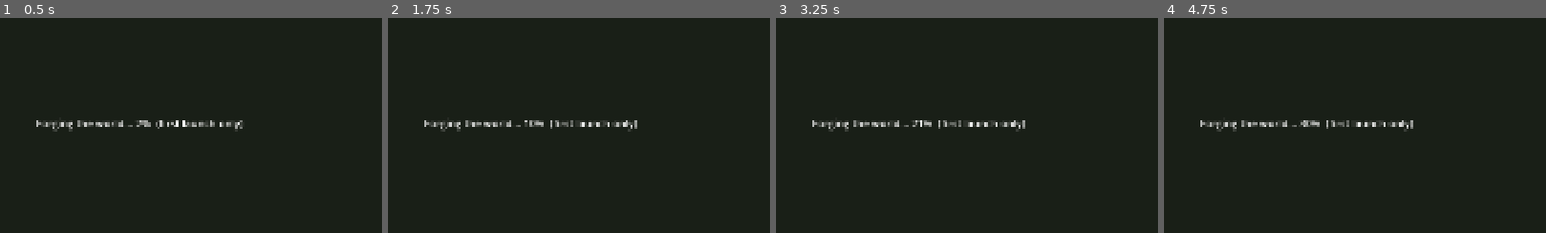
Above: before the commit, frames 1-4 (left to right).
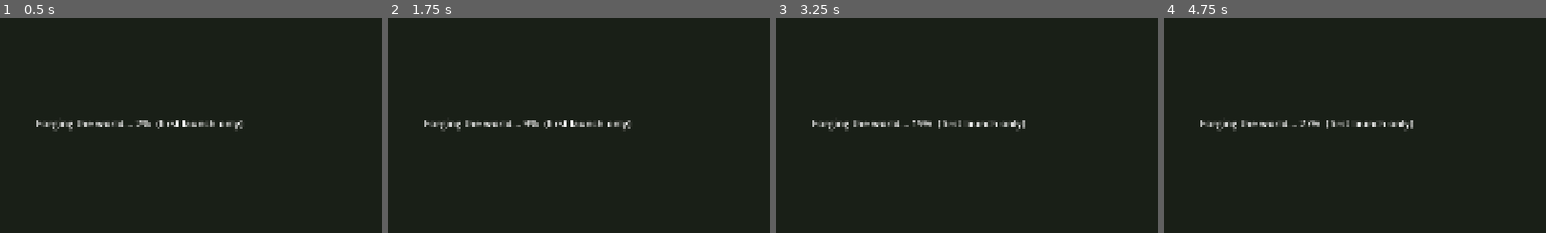
Above: after the commit, the same moments.

Repository: idlecat/era_of_savagery
Game: Godot game, scene res://main.tscn
Same seed, same stepped clock (60 frames per second), same inputs: the game is played once before the commit and once after it.
Inputs (mouse positions are % of the whole screen's width and height, from its top left):
- Up to frame 1 (0.5 s): no input
- Up to frame 2 (1.75 s): tap Enter at 0.5 s; move the mouse to (72, 45) at 0.52 s; hold D 0.53-1.25 s; hold Shift 0.53-1.25 s; click (72, 45) at 0.67 s; tap Space at 0.77, 1.07, 1.25 s; drag from (30, 55) to (45, 70) at 1.27 s
- Up to frame 3 (3.25 s): tap Enter at 2 s; move the mouse to (60, 28) at 2.02 s; hold D 2.03-2.75 s; tap F at 2.1 s; tap Space at 2.75 s; drag from (45, 70) to (20, 35) at 2.77 s
- Up to frame 4 (4.75 s): tap Enter at 3.5 s; move the mouse to (80, 65) at 3.52 s; hold A 3.53-4.25 s; tap 2 at 3.6 s; tap Space at 3.77, 4.07, 4.25 s; drag from (20, 35) to (35, 25) at 4.27 s
The pictures show only the part of the screen within x 45-95%, y 27-77%; the shares and areas given below are measured in that part.

Frame 1 is identical in both runs. In frame 2, 0.7% of the frame differs, in the area x 35-66%, y 47-53%; in frame 3, less than 0.1%; in frame 4, less than 0.1%.

Commit message:
More model detail: thatch, planks, props, gnarled trees, 3D pack oxen
- Tents: seams, hem stones, door flap, drying rack and woodpile
- Round huts: wall posts, plinth, two-layer ribbed thatch with eave
  fringe and smoke-hole knot, framed door facing the camera, pots
- Longhouses: plank walls, corner posts, stone footing, eave fringes,
  ridge beam, door frame, shuttered windows, props
- Granary bands, fringe and ladder; ragged pines, forked broadleaf
  trees, clumpy bushes, mossy rocks
- Pack oxen baked in 8 directions (ART_VERSION 7)

Co-Authored-By: Claude Opus 5.5 <noreply@anthropic.com>

Diff:
--- a/scripts/art_baker.gd
+++ b/scripts/art_baker.gd
@@ -11,7 +11,7 @@
 
 signal progress(done: int, total: int)
 
-const ART_VERSION := 5
+const ART_VERSION := 7
 const BAKE_SCALE := 2.0
 const PPU := 1.06066 * BAKE_SCALE
 const CACHE_DIR := "user://art_cache_v%d" % ART_VERSION
@@ -201,6 +201,15 @@
 	parent.add_child(n)
 	return n
 
+## A round stick from a to b (branches, seams, poles).
+func segment(parent: Node3D, a: Vector3, b: Vector3, r: float, m: Material) -> MeshInstance3D:
+	var d := b - a
+	var n := mi(parent, cyl(r * 0.8, r, d.length(), 6), m, (a + b) / 2)
+	var up := d.normalized()
+	var axis := Vector3.UP.cross(up)
+	if axis.length() > 0.001: n.basis = Basis(axis.normalized(), Vector3.UP.angle_to(up))
+	return n
+
 func cyl(r_top: float, r_bot: float, h: float, seg := 12) -> CylinderMesh:
 	var c := CylinderMesh.new()
 	c.top_radius = r_top
@@ -266,7 +275,7 @@
 		jobs.append({"key": "stones" + sfx, "size": 224, "lift": 12.0, "build": _stones.bind(snowy)})
 		jobs.append({"key": "peak" + sfx, "size": 320, "lift": 45.0, "build": _peak.bind(snowy)})
 	# animals: 8 directions x (idle + walk)
-	for kind in ["deer", "tiger", "wolf"]:
+	for kind in ["deer", "tiger", "wolf", "packox"]:
 		for d in DIRS:
 			jobs.append({"key": "%s_idle_%d_0" % [kind, d], "size": 128, "lift": 10.0, "build": _beast.bind(kind, d * 360.0 / DIRS, 0.0, false)})
 			for f in 6:
@@ -288,83 +297,196 @@
 	var root := Node3D.new()
 	var rng := RandomNumberGenerator.new()
 	rng.seed = 100 + v
-	var bark := mat(Color("#5e3d22"), "streak", 0.12, Vector3(1, 5, 1))
-	var leaf := mat(Color("#2f5a2e") if v % 2 == 0 else Color("#2a5232"), "fine", 0.18, Vector3.ONE, 0.5, 0.85 if snowy else 0.0)
-	mi(root, cyl(1.6, 2.6, 18, 8), bark, Vector3(0, 9, 0))
-	var h := 12.0
-	for i in 4:
-		var r := 15.0 - i * 3.2 + rng.randf_range(-1, 1)
-		var ch := 15.0 - i * 1.5
-		mi(root, cyl(0.0, r, ch, 9), leaf, Vector3(rng.randf_range(-0.8, 0.8), h + ch / 2, rng.randf_range(-0.8, 0.8)), Vector3(rng.randf_range(-4, 4), rng.randf_range(0, 40), rng.randf_range(-4, 4)))
-		h += 8.5
-	return root
-
+	var bark := mat(Color("#5a3a20"), "streak", 0.14, Vector3(1, 5, 1), 0.55)
+	root.rotation_degrees = Vector3(rng.randf_range(-3, 3), 0, rng.randf_range(-3, 3)) # trees lean a little
+	mi(root, cyl(1.5, 2.4, 20, 8), bark, Vector3(0, 10, 0))
+	mi(root, cyl(2.4, 4.2, 3, 8), bark, Vector3(0, 1.5, 0)) # root flare
+	var dark := Color("#24472a") if v % 2 == 0 else Color("#203f2c")
+	var lite := Color("#3d6e3a") if v % 2 == 0 else Color("#3a6a40")
+	var tiers := 6
+	var h := 9.0
+	for i in tiers:
+		var k := float(i) / (tiers - 1)
+		var r := lerpf(15.5, 4.0, k) + rng.randf_range(-1.2, 1.2)
+		var ch := lerpf(11.0, 9.0, k)
+		var leaf := mat(dark.lerp(lite, k * 0.8), "fine", 0.2, Vector3.ONE, 0.6, 0.85 if snowy else 0.0)
+		mi(root, cyl(0.0, r, ch, 7 + (i % 2)), leaf, Vector3(rng.randf_range(-0.9, 0.9), h + ch / 2, rng.randf_range(-0.9, 0.9)),
+			Vector3(rng.randf_range(-6, 6), rng.randf_range(0, 50), rng.randf_range(-6, 6)), Vector3(1, 1, rng.randf_range(0.85, 1.1)))
+		h += lerpf(6.0, 4.5, k)
+	mi(root, cyl(0.0, 1.6, 6, 6), mat(lite, "fine", 0.2, Vector3.ONE, 0.5, 0.85 if snowy else 0.0), Vector3(0, h + 5, 0))
+	return root
+
+## Broadleaf: a gnarled, forked trunk with branches and many leaf clusters.
 func _leafy(v: int, snowy: bool) -> Node3D:
 	var root := Node3D.new()
 	var rng := RandomNumberGenerator.new()
 	rng.seed = 200 + v
-	var bark := mat(Color("#6b4a2c"), "streak", 0.12, Vector3(1, 5, 1))
-	var leaf := mat(Color("#3e7a35") if v % 2 == 0 else Color("#4a8038"), "fine", 0.16, Vector3.ONE, 0.55, 0.8 if snowy else 0.0)
-	mi(root, cyl(1.8, 2.8, 22, 8), bark, Vector3(0, 11, 0))
-	mi(root, cyl(0.8, 1.2, 10, 6), bark, Vector3(3, 19, 1), Vector3(0, 0, -35))
+	var bark := mat(Color("#654429"), "streak", 0.14, Vector3(1, 5, 1), 0.6)
+	mi(root, cyl(2.4, 4.4, 3, 8), bark, Vector3(0, 1.5, 0))
+	mi(root, cyl(1.9, 2.6, 12, 8), bark, Vector3(0, 7.5, 0), Vector3(0, 0, rng.randf_range(-6, 6)))
+	var tips: Array = []
+	for i in 3: # main forks
+		var a := i * TAU / 3 + rng.randf()
+		var tilt := rng.randf_range(22, 38)
+		var lenb := rng.randf_range(11, 15)
+		var dir := Vector3(cos(a) * sin(deg_to_rad(tilt)), cos(deg_to_rad(tilt)), sin(a) * sin(deg_to_rad(tilt)))
+		var tip := Vector3(0, 13, 0) + dir * lenb
+		segment(root, Vector3(0, 12.5, 0), tip, 1.2, bark)
+		segment(root, tip - dir * 4.0, tip + Vector3(-dir.z, 0.6, dir.x) * 5.0, 0.6, bark) # a side branch
+		tips.append(tip)
+	var greens := [Color("#3a7333"), Color("#4a8238"), Color("#356a30"), Color("#55893c")]
+	for t in tips:
+		for j in 5:
+			var r := rng.randf_range(4.5, 7.0)
+			var off := Vector3(rng.randf_range(-6, 6), rng.randf_range(-2, 5), rng.randf_range(-6, 6))
+			var leaf := mat(greens[(j + v) % 4], "fine", 0.2, Vector3.ONE, 0.6, 0.8 if snowy else 0.0)
+			mi(root, sph(r, 9, 6), leaf, t + off, Vector3(rng.randf_range(0, 40), rng.randf_range(0, 360), 0), Vector3(1, rng.randf_range(0.75, 1.0), 1))
+	mi(root, sph(8, 10, 6), mat(greens[v % 4], "fine", 0.2, Vector3.ONE, 0.6, 0.8 if snowy else 0.0), Vector3(0, 30, 0), Vector3.ZERO, Vector3(1, 0.8, 1))
+	return root
+
+func _bush(full: bool, snowy: bool) -> Node3D:
+	var root := Node3D.new()
+	var rng := RandomNumberGenerator.new()
+	rng.seed = 400
 	for i in 7:
-		var a := i * TAU / 7.0 + rng.randf()
-		var r := rng.randf_range(7.5, 10.5)
-		mi(root, sph(r, 10, 6), leaf, Vector3(cos(a) * 7.0, 27 + rng.randf_range(-3, 5), sin(a) * 7.0))
-	mi(root, sph(11, 10, 6), leaf, Vector3(0, 33, 0))
-	return root
-
-func _bush(full: bool, snowy: bool) -> Node3D:
-	var root := Node3D.new()
-	var leaf := mat(Color("#3b6a2e"), "fine", 0.2, Vector3.ONE, 0.5, 0.8 if snowy else 0.0)
-	for p in [Vector3(-4, 5, 2), Vector3(4, 5, -1), Vector3(0, 8, 0), Vector3(1, 5, 4)]:
-		mi(root, sph(6.5, 9, 6), leaf, p)
+		var a := i * TAU / 7
+		var leaf := mat([Color("#3b6a2e"), Color("#46763a"), Color("#33602a")][i % 3], "fine", 0.22, Vector3.ONE, 0.55, 0.8 if snowy else 0.0)
+		mi(root, sph(rng.randf_range(3.5, 5.0), 8, 5), leaf, Vector3(cos(a) * 5, rng.randf_range(3.5, 6.5), sin(a) * 5))
+	mi(root, sph(5.5, 9, 6), mat(Color("#41702f"), "fine", 0.22, Vector3.ONE, 0.55, 0.8 if snowy else 0.0), Vector3(0, 7, 0))
 	if full:
 		var berry := mat(Color("#c8283a"), "fine", 0.3, Vector3.ONE, 0.2)
-		for i in 12:
+		for i in 16:
 			var a := i * 2.4
-			mi(root, sph(1.2, 6, 4), berry, Vector3(cos(a) * 6.5, 5 + (i % 3) * 2.5, sin(a) * 6.5))
+			mi(root, sph(1.1, 6, 4), berry, Vector3(cos(a) * rng.randf_range(5.5, 7.5), rng.randf_range(3.5, 10), sin(a) * rng.randf_range(5.5, 7.5)))
 	return root
 
 func _stump(snowy: bool) -> Node3D:
 	var root := Node3D.new()
-	mi(root, cyl(3.4, 4.0, 5, 9), mat(Color("#6b4a2a"), "streak", 0.2, Vector3(1, 4, 1)), Vector3(0, 2.5, 0))
-	mi(root, cyl(3.4, 3.4, 0.4, 9), mat(Color("#c09060") if not snowy else Color("#eef2f8"), "fine", 0.4), Vector3(0, 5.1, 0))
+	var bark := mat(Color("#6b4a2a"), "streak", 0.2, Vector3(1, 4, 1))
+	mi(root, cyl(3.4, 4.0, 5, 9), bark, Vector3(0, 2.5, 0))
+	mi(root, cyl(4.0, 5.2, 1.6, 9), bark, Vector3(0, 0.8, 0))
+	mi(root, cyl(3.3, 3.3, 0.4, 9), mat(Color("#c09060") if not snowy else Color("#eef2f8"), "fine", 0.5), Vector3(0, 5.1, 0))
+	mi(root, cyl(0.25, 0.25, 6, 4), mat(Color("#cfc0a0"), "fine"), Vector3(4, 0.6, 2), Vector3(0, 30, 85)) # a chip of wood
 	return root
 
 func _rocks(v: int, snowy: bool) -> Node3D:
 	var root := Node3D.new()
 	var rng := RandomNumberGenerator.new()
 	rng.seed = 300 + v
-	var stone: Material = mat(Color("#8b877d"), "coarse", 0.15, Vector3.ONE, 0.6, 0.7 if snowy else 0.0)
+	var stone := mat(Color("#8b877d"), "coarse", 0.15, Vector3.ONE, 0.6, 0.7 if snowy else 0.0)
+	var dark := mat(Color("#6f6b62"), "coarse", 0.15, Vector3.ONE, 0.6, 0.7 if snowy else 0.0)
+	var moss := mat(Color("#5d7a3a"), "fine", 0.3, Vector3.ONE, 0.5, 0.7 if snowy else 0.0)
 	for i in 3 + v:
-		var s := rng.randf_range(4, 8.5)
-		mi(root, sph(s, 7, 5), stone, Vector3(rng.randf_range(-9, 9), s * 0.45, rng.randf_range(-7, 7)), Vector3(rng.randf_range(0, 60), rng.randf_range(0, 360), 0), Vector3(1.0, rng.randf_range(0.6, 1.0), rng.randf_range(0.7, 1.2)))
-	return root
+		var sc := rng.randf_range(4, 8.5)
+		var pos := Vector3(rng.randf_range(-9, 9), sc * 0.45, rng.randf_range(-7, 7))
+		mi(root, sph(sc, 6, 4), stone if i % 2 == 0 else dark, pos, Vector3(rng.randf_range(0, 60), rng.randf_range(0, 360), 0), Vector3(1.0, rng.randf_range(0.6, 1.0), rng.randf_range(0.7, 1.2)))
+		if i % 2 == 1: mi(root, sph(sc * 0.55, 6, 3), moss, pos + Vector3(0, sc * 0.45, 0), Vector3.ZERO, Vector3(1, 0.3, 1))
+	for i in 5: # pebbles
+		mi(root, sph(rng.randf_range(0.8, 1.6), 5, 3), stone, Vector3(rng.randf_range(-13, 13), 0.4, rng.randf_range(-10, 10)))
+	return root
+
+# ---- village props (placed beside homes)
+func _woodpile(parent: Node3D, pos: Vector3, yaw := 0.0) -> void:
+	var pile := Node3D.new()
+	pile.position = pos
+	pile.rotation_degrees.y = yaw
+	parent.add_child(pile)
+	var lg := mat(Color("#6e4b2a"), "streak", 0.25, Vector3(4, 1, 1), 0.5)
+	var end := mat(Color("#c8a070"), "fine", 0.4, Vector3.ONE, 0.3)
+	for row in 3:
+		for i in 4 - row:
+			var p := Vector3(-3.6 + i * 2.4 + row * 1.2, 1.1 + row * 2.0, 0)
+			mi(pile, cyl(1.1, 1.1, 9, 7), lg, p, Vector3(90, 0, 0))
+			mi(pile, cyl(1.0, 1.0, 0.2, 7), end, p + Vector3(0, 0, 4.55), Vector3(90, 0, 0))
+
+func _pot(parent: Node3D, pos: Vector3, sc := 1.0) -> void:
+	var clay := mat(Color("#a8623a"), "fine", 0.3, Vector3.ONE, 0.35)
+	mi(parent, sph(2.2 * sc, 9, 6), clay, pos + Vector3(0, 2.0 * sc, 0), Vector3.ZERO, Vector3(1, 0.95, 1))
+	mi(parent, cyl(1.1 * sc, 1.3 * sc, 1.4 * sc, 9), clay, pos + Vector3(0, 4.2 * sc, 0))
+	mi(parent, cyl(1.5 * sc, 1.2 * sc, 0.5 * sc, 9), mat(Color("#8a4a2a"), "fine", 0.3), pos + Vector3(0, 5.0 * sc, 0))
+
+func _drying_rack(parent: Node3D, pos: Vector3, yaw: float) -> void:
+	var rack := Node3D.new()
+	rack.position = pos
+	rack.rotation_degrees.y = yaw
+	parent.add_child(rack)
+	var wood := mat(Color("#6b4524"), "streak", 0.25, Vector3(1, 4, 1))
+	for side in [-1, 1]: mi(rack, cyl(0.45, 0.5, 11, 5), wood, Vector3(side * 5, 5.5, 0))
+	mi(rack, cyl(0.4, 0.4, 11, 5), wood, Vector3(0, 10.5, 0), Vector3(0, 0, 90))
+	mi(rack, box(Vector3(8, 7, 0.4)), mat(Color("#c09a6a"), "coarse", 0.3, Vector3.ONE, 0.5), Vector3(0, 6.8, 0), Vector3(0, 0, 4)) # a stretched hide
+
+## Thatch tufts hanging round an eave (small downward cones).
+func _fringe(parent: Node3D, y: float, r: float, n: int, col: Color, snowy: bool) -> void:
+	var m := mat(col.darkened(0.12), "streak", 0.3, Vector3(1, 4, 1), 0.5, 0.4 if snowy else 0.0)
+	for i in n:
+		var a := (i + 0.5) * TAU / n
+		mi(parent, cyl(1.5, 0.0, 4.0, 5), m, Vector3(cos(a) * r, y - 1.5, sin(a) * r), Vector3(0, -rad_to_deg(a), 0))
 
 # ---- homes
 func _tent(big: bool, snowy: bool) -> Node3D:
 	var root := Node3D.new()
 	var r := 22.0 if big else 17.0
 	var h := 36.0 if big else 30.0
-	var hide := mat(Color("#b48a5c"), "coarse", 0.1, Vector3(1, 3, 1), 0.4, 0.6 if snowy else 0.0)
+	var hide := mat(Color("#b48a5c"), "coarse", 0.1, Vector3(1, 3, 1), 0.45, 0.6 if snowy else 0.0)
+	var seam := mat(Color("#7a5a38"), "fine", 0.3)
 	mi(root, cyl(0.6, r, h, 10), hide, Vector3(0, h / 2, 0))
+	for i in 5: # sewn seams running up the hide panels
+		var a := (i + 0.5) * TAU / 5
+		segment(root, Vector3(cos(a) * (r + 0.3), 0.2, sin(a) * (r + 0.3)), Vector3(0, h - 0.5, 0), 0.35, seam)
 	var pole := mat(Color("#5e3d22"), "streak", 0.2, Vector3(1, 4, 1))
-	for i in 5:
-		var a := i * TAU / 5
-		mi(root, cyl(0.5, 0.6, 12, 5), pole, Vector3(cos(a) * 1.5, h + 3, sin(a) * 1.5), Vector3(rad_to_deg(sin(a)) * 0.35, 0, -rad_to_deg(cos(a)) * 0.35))
-	mi(root, box(Vector3(7, h * 0.5, 1.0)), mat(Color("#3a2414"), "fine"), Vector3(0, h * 0.24, r * 0.72), Vector3(-28, 0, 0))
+	for i in 6:
+		var a := i * TAU / 6
+		mi(root, cyl(0.5, 0.6, 13, 5), pole, Vector3(cos(a) * 1.6, h + 3.5, sin(a) * 1.6), Vector3(rad_to_deg(sin(a)) * 0.4, 0, -rad_to_deg(cos(a)) * 0.4))
+	# open door flap and stones weighing down the hem
+	mi(root, box(Vector3(8, h * 0.45, 1.0)), mat(Color("#2a1a0e"), "fine"), Vector3(0, h * 0.22, r * 0.74), Vector3(-30, 0, 0))
+	mi(root, box(Vector3(5, h * 0.4, 0.6)), hide, Vector3(5, h * 0.2, r * 0.8), Vector3(-30, 25, -10))
+	var stone := mat(Color("#8b877d"), "coarse", 0.25, Vector3.ONE, 0.5, 0.6 if snowy else 0.0)
+	for i in 12:
+		var a := i * TAU / 12 + 0.2
+		if absf(a - PI / 2) < 0.4: continue
+		mi(root, sph(1.6, 6, 4), stone, Vector3(cos(a) * (r + 0.6), 0.8, sin(a) * (r + 0.6)), Vector3.ZERO, Vector3(1, 0.7, 1))
+	_drying_rack(root, Vector3(-r - 6, 0, 4), 70)
+	_woodpile(root, Vector3(r + 2, 0, -8), 20)
 	return root
 
 func _round_hut(big: bool, snowy: bool) -> Node3D:
 	var root := Node3D.new()
 	var r := 25.0 if big else 19.0
-	var wall := mat(Color("#9b7a52"), "coarse", 0.12, Vector3.ONE, 0.5)
-	var thatch := mat(Color("#c9a24f"), "streak", 0.18, Vector3(1, 6, 1), 0.6, 0.85 if snowy else 0.0)
+	var wall := mat(Color("#9b7a52"), "coarse", 0.12, Vector3.ONE, 0.55)
+	var post := mat(Color("#6b4524"), "streak", 0.2, Vector3(1, 4, 1), 0.5)
+	var thatch_col := Color("#b8944c")
+	var thatch := mat(thatch_col, "streak", 0.2, Vector3(1, 6, 1), 0.65, 0.85 if snowy else 0.0)
 	var wh := 13.0 if big else 11.0
-	mi(root, cyl(r, r, wh, 16), wall, Vector3(0, wh / 2, 0))
-	mi(root, cyl(0.5, r * 1.22, (31.0 if big else 25.0), 16), thatch, Vector3(0, wh + (15.5 if big else 12.5), 0))
-	mi(root, box(Vector3(7, 9, 2)), mat(Color("#2a1a0e"), "fine"), Vector3(-r * 0.2, 4.5, r * 0.95), Vector3(0, -12, 0))
+	var rh := 31.0 if big else 25.0
+	mi(root, cyl(r, r + 0.6, wh, 18), wall, Vector3(0, wh / 2, 0))
+	mi(root, cyl(r + 0.8, r + 1.0, 1.4, 18), mat(Color("#7a6040"), "coarse", 0.2), Vector3(0, 0.7, 0)) # plinth
+	for i in 10: # wall posts
+		var a := i * TAU / 10 + 0.15
+		mi(root, cyl(0.8, 0.9, wh + 1, 5), post, Vector3(cos(a) * (r + 0.3), wh / 2, sin(a) * (r + 0.3)))
+	# two-layer thatch with a fringe at the eave and a bound knot over the smoke hole
+	mi(root, cyl(r * 0.55, r * 1.24, rh * 0.6, 18), thatch, Vector3(0, wh + rh * 0.3, 0))
+	mi(root, cyl(0.6, r * 0.62, rh * 0.5, 16), mat(thatch_col.lightened(0.06), "streak", 0.2, Vector3(1, 6, 1), 0.65, 0.85 if snowy else 0.0), Vector3(0, wh + rh * 0.6 + rh * 0.23, 0))
+	_fringe(root, wh + 0.2, r * 1.22, 26, thatch_col, snowy)
+	var rib := mat(thatch_col.darkened(0.3), "streak", 0.3, Vector3(1, 4, 1), 0.4, 0.5 if snowy else 0.0)
+	for i in 16: # bundle ribs down the roof
+		var a := (i + 0.5) * TAU / 16
+		segment(root, Vector3(cos(a) * r * 1.2, wh + 0.8, sin(a) * r * 1.2), Vector3(cos(a) * 1.0, wh + rh * 0.98, sin(a) * 1.0), 0.45, rib)
+	mi(root, cyl(1.2, 1.8, 3.5, 7), mat(Color("#8a6a30"), "streak", 0.3, Vector3(1, 3, 1)), Vector3(0, wh + rh * 1.06, 0))
+	mi(root, cyl(1.9, 1.9, 0.8, 7), post, Vector3(0, wh + rh * 1.0, 0))
+	# door: posts, lintel and a hide curtain
+	var door_a := deg_to_rad(45.0) # faces the camera
+	var dpos := Vector3(cos(door_a) * (r + 0.4), 0, sin(door_a) * (r + 0.4))
+	var door := Node3D.new()
+	door.position = dpos
+	door.rotation_degrees.y = -rad_to_deg(door_a) + 90
+	root.add_child(door)
+	mi(door, box(Vector3(6.5, 9.5, 2.0)), mat(Color("#1e140a"), "fine"), Vector3(0, 4.75, 0.2))
+	for side in [-1, 1]: mi(door, cyl(0.6, 0.6, 10, 5), post, Vector3(side * 3.8, 5, 0.6))
+	mi(door, cyl(0.55, 0.55, 9, 5), post, Vector3(0, 10, 0.6), Vector3(0, 0, 90))
+	mi(door, box(Vector3(3.2, 7.5, 0.3)), mat(Color("#a07a50"), "coarse", 0.3, Vector3.ONE, 0.4), Vector3(-1.4, 5.2, 0.9), Vector3(0, 0, -6))
+	_woodpile(root, Vector3(r * 0.85, 0, -r * 0.6), 40)
+	_pot(root, Vector3(-r * 0.2, 0, r + 4))
+	_pot(root, Vector3(-r * 0.2 - 4.5, 0, r + 2.5), 0.8)
 	return root
 
 func _longhouse(big: bool, snowy: bool) -> Node3D:
@@ -372,19 +494,54 @@
 	var r := 26.0 if big else 20.0
 	var length := r * 2.5
 	var depth := r * 1.4
-	var stone := mat(Color("#8f8b82"), "coarse", 0.18, Vector3.ONE, 0.6)
-	var timber := mat(Color("#8a5f3a"), "streak", 0.14, Vector3(6, 1, 1), 0.5)
-	var roof := mat(Color("#a8823e"), "streak", 0.16, Vector3(1, 1, 6), 0.55, 0.9 if snowy else 0.0)
-	mi(root, box(Vector3(length + 6, 5, depth + 6)), stone, Vector3(0, 2.5, 0))
-	mi(root, box(Vector3(length, 14, depth)), timber, Vector3(0, 12, 0))
+	var stone := mat(Color("#8f8b82"), "coarse", 0.2, Vector3.ONE, 0.6, 0.5 if snowy else 0.0)
+	var stone2 := mat(Color("#7a766e"), "coarse", 0.2, Vector3.ONE, 0.6, 0.5 if snowy else 0.0)
+	var plank_a := mat(Color("#8a5f3a"), "streak", 0.16, Vector3(1, 6, 1), 0.55)
+	var plank_b := mat(Color("#7a5232"), "streak", 0.16, Vector3(1, 6, 1), 0.55)
+	var beam := mat(Color("#5a3a20"), "streak", 0.16, Vector3(6, 1, 1), 0.5)
+	var roof_col := Color("#9c7a3e")
+	var roof := mat(roof_col, "streak", 0.18, Vector3(1, 1, 6), 0.6, 0.9 if snowy else 0.0)
+	# footing of individual stones
+	mi(root, box(Vector3(length + 4, 3, depth + 4)), stone2, Vector3(0, 1.5, 0))
+	var rng := RandomNumberGenerator.new()
+	rng.seed = 55
+	for side in [-1, 1]:
+		for i in int(length / 5.5):
+			var x := -length / 2 + 2.5 + i * 5.5
+			mi(root, sph(2.8, 6, 4), stone if i % 2 == 0 else stone2, Vector3(x, 3.4, side * (depth / 2 + 2.2)), Vector3(0, rng.randf_range(0, 90), 0), Vector3(1.1, 0.7, 0.9))
+	# vertical plank walls with corner posts and a sill beam
+	mi(root, box(Vector3(length - 1, 14, depth - 1)), plank_b, Vector3(0, 11.5, 0))
+	var n := int(length / 3.4)
+	for side in [-1, 1]:
+		for i in n:
+			var x := -length / 2 + 1.7 + i * 3.4
+			mi(root, box(Vector3(3.1, 14, 0.9)), plank_a if i % 2 == 0 else plank_b, Vector3(x, 11.5, side * depth / 2), Vector3(0, 0, rng.randf_range(-0.8, 0.8)))
+		mi(root, box(Vector3(length + 1, 1.4, 1.6)), beam, Vector3(0, 5, side * (depth / 2 + 0.3)))
+	for sx in [-1, 1]:
+		for sz in [-1, 1]: mi(root, box(Vector3(2.4, 16, 2.4)), beam, Vector3(sx * length / 2, 12.5, sz * depth / 2))
+	# roof: thatch prism with overhang, ridge beam, fringes along both eaves, crossed gable horns
 	var pr := PrismMesh.new()
-	pr.size = Vector3(depth + 8, 20, length + 8)
+	pr.size = Vector3(depth + 10, 21, length + 9)
 	mi(root, pr, roof, Vector3(0, 29, 0), Vector3(0, 90, 0))
+	mi(root, cyl(1.0, 1.0, length + 10, 6), beam, Vector3(0, 39.6, 0), Vector3(0, 0, 90))
+	var fringe := mat(roof_col.darkened(0.12), "streak", 0.3, Vector3(1, 4, 1), 0.5, 0.4 if snowy else 0.0)
+	for side in [-1, 1]:
+		for i in int((length + 8) / 3.0):
+			mi(root, cyl(1.4, 0.0, 3.5, 5), fringe, Vector3(-length / 2 - 4 + i * 3.0, 17.5, side * (depth / 2 + 5)))
 	var red := mat(Color("#b03a2b"), "fine", 0.2)
 	for side in [-1, 1]:
-		mi(root, box(Vector3(1.6, 12, 1.6)), red, Vector3(side * (length / 2 + 4), 40, 3), Vector3(30, 0, 0))
-		mi(root, box(Vector3(1.6, 12, 1.6)), red, Vector3(side * (length / 2 + 4), 40, -3), Vector3(-30, 0, 0))
-	mi(root, box(Vector3(9, 11, 1.5)), mat(Color("#2a1a0e"), "fine"), Vector3(0, 10, depth / 2 + 0.6))
+		mi(root, box(Vector3(1.6, 12, 1.6)), red, Vector3(side * (length / 2 + 4), 41, 3), Vector3(30, 0, 0))
+		mi(root, box(Vector3(1.6, 12, 1.6)), red, Vector3(side * (length / 2 + 4), 41, -3), Vector3(-30, 0, 0))
+	# door with frame, shuttered windows, props
+	mi(root, box(Vector3(8, 11, 1.2)), mat(Color("#2a1a0e"), "fine"), Vector3(0, 10, depth / 2 + 0.7))
+	for side in [-1, 1]: mi(root, box(Vector3(1.2, 12, 1.4)), beam, Vector3(side * 4.6, 10.5, depth / 2 + 0.9))
+	mi(root, box(Vector3(10.4, 1.4, 1.6)), beam, Vector3(0, 16.2, depth / 2 + 0.9))
+	for wx in [-length * 0.3, length * 0.3]:
+		mi(root, box(Vector3(5, 4, 0.8)), mat(Color("#1e140a"), "fine"), Vector3(wx, 13, depth / 2 + 0.6))
+		mi(root, box(Vector3(2.5, 4.2, 0.4)), plank_a, Vector3(wx - 3.6, 13, depth / 2 + 1.1), Vector3(0, 35, 0))
+	_woodpile(root, Vector3(length / 2 + 7, 0, 4), 90)
+	_pot(root, Vector3(-length * 0.35, 0, depth / 2 + 5), 1.1)
+	_pot(root, Vector3(-length * 0.35 + 5, 0, depth / 2 + 6), 0.85)
 	return root
 
 func _post(style: int, snowy: bool) -> Node3D:
@@ -421,6 +578,14 @@
 	mi(root, cyl(14.5, 15, 15, 16), mat(Color("#c08a58"), "coarse", 0.14, Vector3.ONE, 0.5), Vector3(0, 18, 0))
 	mi(root, sph(17, 16, 8), mat(Color("#a7703f"), "streak", 0.16, Vector3(1, 5, 1), 0.55, 0.85 if snowy else 0.0), Vector3(0, 25.5, 0), Vector3.ZERO, Vector3(1, 0.65, 1))
 	mi(root, box(Vector3(5, 7, 1.4)), mat(Color("#2a1a0e"), "fine"), Vector3(0, 17, 14.5))
+	var band := mat(Color("#5a3a20"), "streak", 0.3, Vector3(1, 4, 1))
+	for y in [12.5, 23.5]: mi(root, cyl(15.3, 15.3, 1.0, 16), band, Vector3(0, y, 0))
+	_fringe(root, 25.5, 16.5, 22, Color("#a7703f"), snowy)
+	segment(root, Vector3(3, 0, 22), Vector3(1, 12, 16), 0.5, wood) # ladder rails
+	segment(root, Vector3(-2, 0, 22), Vector3(-4, 12, 16), 0.5, wood)
+	for i in 4: segment(root, Vector3(2.6 - i * 0.5, 2 + i * 2.8, 21.4 - i * 1.4), Vector3(-2.4 - i * 0.5, 2 + i * 2.8, 21.4 - i * 1.4), 0.35, wood)
+	_pot(root, Vector3(-16, 0, 8), 1.0)
+	_pot(root, Vector3(-19, 0, 3), 0.8)
 	return root
 
 func _smelter(snowy: bool) -> Node3D:
@@ -533,6 +698,7 @@
 		"tiger": {"col": Color("#d98a2b"), "belly": Color("#f2d6a8"), "blen": 22.0, "r": 6.0, "leg": 9.0, "neck": 3.0, "head": 5.0},
 		"wolf": {"col": Color("#7a7a80"), "belly": Color("#b4b4ba"), "blen": 16.0, "r": 4.2, "leg": 8.5, "neck": 3.0, "head": 3.6},
 		"aurochs": {"col": Color("#3d2a1c"), "belly": Color("#5a4232"), "blen": 20.0, "r": 6.5, "leg": 8.0, "neck": 2.0, "head": 4.6},
+		"packox": {"col": Color("#4a3322"), "belly": Color("#6a5240"), "blen": 16.0, "r": 5.2, "leg": 6.5, "neck": 2.0, "head": 3.8},
 	}[kind]
 	var hide := mat(spec["col"], "fine", 0.25, Vector3.ONE, 0.35)
 	var blen: float = spec["blen"]
@@ -570,9 +736,13 @@
 		"wolf":
 			mi(neck, cyl(0.6, 1.6, 4, 6), hide, head_pos + Vector3(0, -0.6, 4.2), Vector3(90, 0, 0))
 			for side in [-1, 1]: mi(neck, cyl(0.0, 1.1, 3, 4), hide, head_pos + Vector3(side * 1.6, 3.4, -0.5))
-		"aurochs":
+		"aurochs", "packox":
 			var horn := mat(Color("#e8dcc0"), "fine", 0.3)
 			for side in [-1, 1]: mi(neck, cyl(0.3, 0.8, 6, 5), horn, head_pos + Vector3(side * 3.5, 2.5, 0), Vector3(0, 0, side * -70))
+	if kind == "packox": # bundles slung over its back
+		var hide2 := mat(Color("#a0784a"), "coarse", 0.3, Vector3.ONE, 0.5)
+		mi(root, box(Vector3(spec["r"] * 2.6, 4.5, blen * 0.45)), hide2, Vector3(0, body_y + spec["r"] * 0.8, -1))
+		for side in [-1, 1]: mi(root, cyl(1.6, 1.6, blen * 0.4, 7), mat(Color("#6e4b2a"), "streak", 0.3, Vector3(4, 1, 1)), Vector3(side * spec["r"] * 1.2, body_y + 1, -1), Vector3(90, 0, 0))
 	var tail_len := 10.0 if kind == "tiger" else (3.0 if kind == "deer" else 7.0)
 	mi(root, cyl(0.5, 1.0, tail_len, 5), hide, Vector3(0, body_y + 1, -blen * 0.5 - tail_len * 0.4), Vector3(-60 + (sin(phase * TAU) * 10.0 if walking else 0.0), 0, 0))
 	return root
--- a/scripts/world_view.gd
+++ b/scripts/world_view.gd
@@ -1135,7 +1135,8 @@
 	# torso (fur tunic)
 	var hip := b + Vector2(0, -8 - bob)
 	if u.carry_amt > 0 and sim.has_tech("domestication") and u.job.get("type", "") == "gather":
-		_pack_ox(b + Vector2(-17 * f, 3), f, walk)
+		var behind: Vector2 = -heading.get(key, Vector2(0.6, 0.8)) * 18.0
+		if not _beast_sprite("packox", key, b + behind, 0.8): _pack_ox(b + Vector2(-17 * f, 3), f, walk)
 	if sim.has_tech("hide"): # fur cloak behind the body
 		ci.draw_colored_polygon(PackedVector2Array([hip + Vector2(-6, -12), hip + Vector2(6, -12), hip + Vector2(-4 * f + 5 * f, 2), hip + Vector2(-8 * f, 1)]), Color("#7a5a3a"))
 	ci.draw_colored_polygon(PackedVector2Array([hip + Vector2(-5, 1), hip + Vector2(5, 1), hip + Vector2(4, -12), hip + Vector2(-4, -12)]), u.color)
@@ -1235,7 +1236,8 @@
 		else:
 			ci.draw_circle(bk, 3.5, Color("#b03a2e"))
 	if u.carry_amt > 0 and sim.has_tech("domestication") and u.job.get("type", "") == "gather":
-		_pack_ox(b + Vector2(-17 * f, 3), f, walk)
+		var behind: Vector2 = -heading.get(key, Vector2(0.6, 0.8)) * 18.0
+		if not _beast_sprite("packox", key, b + behind, 0.8): _pack_ox(b + Vector2(-17 * f, 3), f, walk)
 	if _has_torch(u):
 		var th := hip + Vector2(-6 * f, -4)
 		ci.draw_line(th, th + Vector2(-2 * f, -14), Color("#6b4524"), 2)
